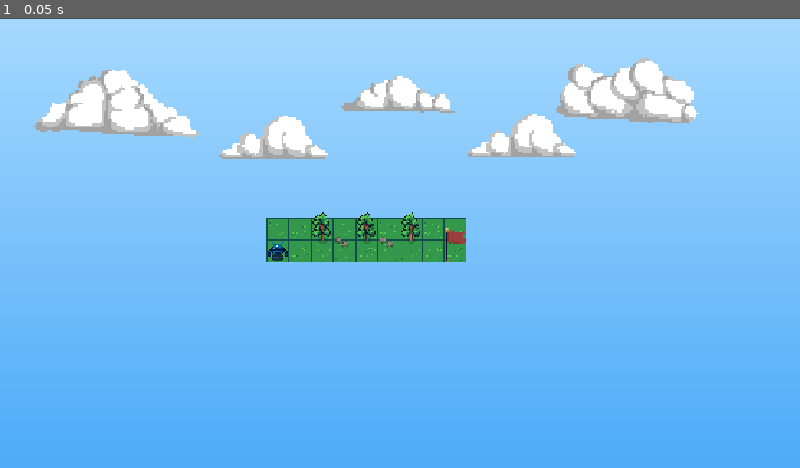
Above: before the commit, frame 1.
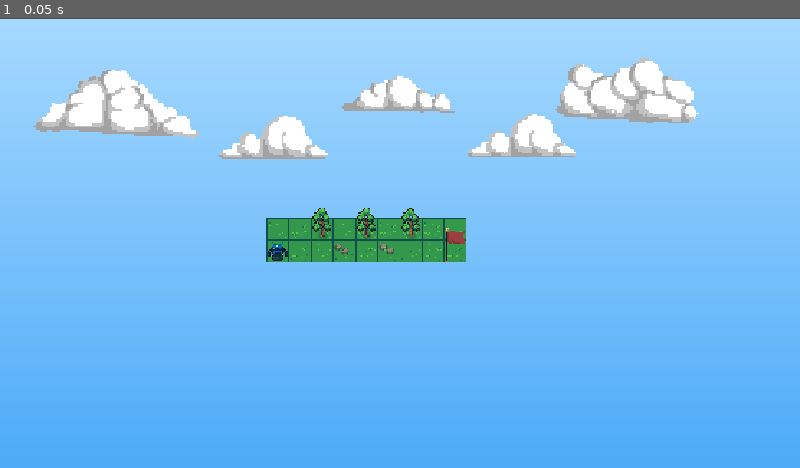
Above: after the commit, the same moment.

Repository: junvell/b-bot
Game: Godot game, scene res://Scene/TutorialLevel/Module2/Level2_3.tscn
The game is run twice, just before and just after one commit, with the same random seed, the same clock (stepped at 60 frames per second) and the same inputs. This scene is started directly instead of the project's main scene.
Inputs:
- Up to frame 1 (0.05 s): no input

The runs differ from the first frame. In frame 1, 0.4% of the frame differs, in the area x 39-53%, y 42-53%.

Commit message:
Adjust resource generation and cloud saves
Tuned open-world resource spawning to wait for saved buildings, favor quarry-adjacent rock placement, and slow regrowth to 15s with a 4-rock cap. Added a separate quarry income timer and protected cloud-save totals from tutorial overrides by tracking true account stats. Also shifted several tutorial tree and rock placements to match the updated terrain layout.

Diff:
--- a/Scene/Openworld/open_world.gd
+++ b/Scene/Openworld/open_world.gd
@@ -18,13 +18,17 @@
 	# 2. We generate the fog only over the tiles you drew
 	_generate_fog_over_active_map()
 
+	# Wait for main.gd to load buildings (like quarries) from save data
+	await get_tree().process_frame
+	await get_tree().process_frame
+
 	# 3. Spawn resources safely on your grass
 	_spawn_resources_on_grass()
 
 	# 4. Start the regrowth timer
 	var spawn_timer = Timer.new()
 	add_child(spawn_timer)
-	spawn_timer.wait_time = 5.0 # Try to grow something every 5 seconds
+	spawn_timer.wait_time = 15.0 # Regrow resources every 15 seconds
 	spawn_timer.timeout.connect(_on_regrowth_tick)
 	spawn_timer.start()
 	# Set the center cell based on where the bot starts
@@ -41,15 +45,42 @@
 		fog_layer.set_cell(cell, 2, Vector2i(0, 0)) # Assumes black tile is at 0,0
 
 func _spawn_resources_on_grass():
-	# Find all grass tiles you drew
 	var safe_tiles = _get_safe_spawn_tiles()
-	safe_tiles.shuffle() # Randomize the list
+	if safe_tiles.is_empty():
+		return
 
-	# Spawn only Rocks (Trees are now manually planted)
-	var rocks_to_spawn = min(3, safe_tiles.size())
+	# Check if we already have a quarry loaded from the save
+	var quarries = get_tree().get_nodes_in_group("quarries")
+	var has_quarry = quarries.size() > 0
+
+	var rocks_to_spawn = min(4, safe_tiles.size())
 	for i in range(rocks_to_spawn):
-		var cell = safe_tiles.pop_front()
-		_spawn_object(rock_scene, floor_layer.map_to_local(cell))
+		# Re-fetch safe tiles to ensure we don't spawn on top of a rock we just placed
+		safe_tiles = _get_safe_spawn_tiles()
+		if safe_tiles.is_empty():
+			break
+
+		var spawn_tile = Vector2i.ZERO
+		var found_spot = false
+
+		if has_quarry:
+			var quarry = quarries.pick_random()
+			var quarry_cell = floor_layer.local_to_map(floor_layer.to_local(quarry.global_position))
+
+			var nearby_safe_tiles = []
+			for cell in safe_tiles:
+				if cell.distance_to(quarry_cell) <= 1.5:
+					nearby_safe_tiles.append(cell)
+
+			if not nearby_safe_tiles.is_empty():
+				spawn_tile = nearby_safe_tiles.pick_random()
+				found_spot = true
+		else:
+			spawn_tile = safe_tiles.pick_random()
+			found_spot = true
+
+		if found_spot:
+			_spawn_object(rock_scene, floor_layer.map_to_local(spawn_tile))
 
 func _get_safe_spawn_tiles() -> Array[Vector2i]:
 	var safe_tiles: Array[Vector2i] = []
@@ -106,32 +137,42 @@
 
 # --- REGROWTH TICK ---
 func _on_regrowth_tick():
-	# 1. Calculate how many tiles are currently bright
-	# We use the same math as your fog expansion
-	var radius = 2 + (Global.population / 10)
-	var side_length = (radius * 2) + 1
-	var total_bright_tiles = side_length * side_length
+	var current_rock_count = get_tree().get_nodes_in_group("rocks").size()
+	var quarries = get_tree().get_nodes_in_group("quarries")
+	var has_quarry = quarries.size() > 0
 
-	# 2. Calculate the Max Capacity for this area size
-	var max_resources_allowed = int(total_bright_tiles * resource_density_percent)
+	# Maximum of 4 stones exactly on the map
+	var max_rocks = 4
 
-	# 3. Count how many trees and rocks currently exist in the world
-	var current_tree_count = get_tree().get_nodes_in_group("trees").size()
-	var current_rock_count = get_tree().get_nodes_in_group("rocks").size()
-	var total_current_resources = current_tree_count + current_rock_count
+	if current_rock_count < max_rocks:
+		var safe_tiles = _get_safe_spawn_tiles()
+		if safe_tiles.is_empty():
+			return
 
-	# 4. STRATEGIC CHECK: Only spawn if there is "room" in the bright zone
-	if total_current_resources < max_resources_allowed:
-		var safe_tiles = _get_safe_spawn_tiles()
-		if safe_tiles.size() > 0:
-			safe_tiles.shuffle()
-			# Choose only Rock (Trees are now manually planted)
-			var chosen_scene = rock_scene
-			_spawn_object(chosen_scene, floor_layer.map_to_local(safe_tiles[0]))
-			# print("New resource grown. Current: ", total_current_resources + 1, "/", max_resources_allowed)
-	else:
-		pass
-		# print("Area reached maximum natural capacity. Build more houses to expand!")
+		var spawn_tile = Vector2i.ZERO
+		var found_spot = false
+
+		if has_quarry:
+			# 1. QUARRY SPAWNING: Pick a random quarry and find a safe tile near it
+			var quarry = quarries.pick_random()
+			var quarry_cell = floor_layer.local_to_map(floor_layer.to_local(quarry.global_position))
+
+			# Search for a safe tile within a 1-tile radius (including diagonals, distance ~1.414)
+			var nearby_safe_tiles = []
+			for cell in safe_tiles:
+				if cell.distance_to(quarry_cell) <= 1.5:
+					nearby_safe_tiles.append(cell)
+
+			if not nearby_safe_tiles.is_empty():
+				spawn_tile = nearby_safe_tiles.pick_random()
+				found_spot = true
+		else:
+			# 2. RANDOM SPAWNING: Pick any safe tile across the map
+			spawn_tile = safe_tiles.pick_random()
+			found_spot = true
+
+		if found_spot:
+			_spawn_object(rock_scene, floor_layer.map_to_local(spawn_tile))
 
 # --- DYNAMIC FOG OF WAR ---
 func _update_fog_vision():
--- a/Scene/TutorialLevel/Module2/Level2_2.tscn
+++ b/Scene/TutorialLevel/Module2/Level2_2.tscn
@@ -65,19 +65,19 @@
 tile_set = ExtResource("1_5y8ge")
 
 [node name="Tree" parent="." unique_id=464304754 instance=ExtResource("4_tree")]
-position = Vector2(464, 326)
+position = Vector2(464, 319)
 
 [node name="Tree2" parent="." unique_id=464304755 instance=ExtResource("4_tree")]
-position = Vector2(496, 326)
+position = Vector2(496, 319)
 
 [node name="Tree3" parent="." unique_id=464304756 instance=ExtResource("4_tree")]
-position = Vector2(528, 326)
+position = Vector2(528, 319)
 
 [node name="Tree4" parent="." unique_id=464304757 instance=ExtResource("4_tree")]
-position = Vector2(560, 326)
+position = Vector2(560, 319)
 
 [node name="Tree5" parent="." unique_id=464304758 instance=ExtResource("4_tree")]
-position = Vector2(592, 326)
+position = Vector2(592, 319)
 
 [node name="GoalFlag" parent="." unique_id=1343890256 instance=ExtResource("2_pt77f")]
 position = Vector2(656, 326)
--- a/Scene/TutorialLevel/Module2/Level2_3.tscn
+++ b/Scene/TutorialLevel/Module2/Level2_3.tscn
@@ -66,19 +66,19 @@
 tile_set = ExtResource("1_5y8ge")
 
 [node name="Tree" parent="." unique_id=464304759 instance=ExtResource("4_tree")]
-position = Vector2(464, 326)
+position = Vector2(464, 319)
 
 [node name="Rock" parent="." unique_id=464304760 instance=ExtResource("5_rock")]
-position = Vector2(496, 326)
+position = Vector2(496, 336)
 
 [node name="Tree2" parent="." unique_id=464304761 instance=ExtResource("4_tree")]
-position = Vector2(528, 326)
+position = Vector2(528, 319)
 
 [node name="Rock2" parent="." unique_id=464304762 instance=ExtResource("5_rock")]
-position = Vector2(560, 326)
+position = Vector2(561, 336)
 
 [node name="Tree3" parent="." unique_id=464304763 instance=ExtResource("4_tree")]
-position = Vector2(592, 326)
+position = Vector2(592, 319)
 
 [node name="GoalFlag" parent="." unique_id=1343890257 instance=ExtResource("2_pt77f")]
 position = Vector2(656, 326)
--- a/Scene/TutorialLevel/Module2/Level2_4.tscn
+++ b/Scene/TutorialLevel/Module2/Level2_4.tscn
@@ -65,34 +65,34 @@
 tile_set = ExtResource("1_5y8ge")
 
 [node name="Tree" parent="." unique_id=464304764 instance=ExtResource("4_tree")]
-position = Vector2(432, 294)
+position = Vector2(432, 287)
 
 [node name="Tree2" parent="." unique_id=464304765 instance=ExtResource("4_tree")]
-position = Vector2(496, 294)
+position = Vector2(496, 287)
 
 [node name="Tree3" parent="." unique_id=464304766 instance=ExtResource("4_tree")]
-position = Vector2(560, 294)
+position = Vector2(560, 287)
 
 [node name="Tree4" parent="." unique_id=464304767 instance=ExtResource("4_tree")]
-position = Vector2(432, 358)
+position = Vector2(432, 351)
 
 [node name="Tree5" parent="." unique_id=464304768 instance=ExtResource("4_tree")]
-position = Vector2(496, 358)
+position = Vector2(495, 351)
 
 [node name="Tree6" parent="." unique_id=464304769 instance=ExtResource("4_tree")]
-position = Vector2(560, 358)
+position = Vector2(560, 351)
 
 [node name="Tree7" parent="." unique_id=464304770 instance=ExtResource("4_tree")]
-position = Vector2(400, 326)
+position = Vector2(400, 319)
 
 [node name="Tree8" parent="." unique_id=464304771 instance=ExtResource("4_tree")]
-position = Vector2(464, 326)
+position = Vector2(464, 319)
 
 [node name="Tree9" parent="." unique_id=464304772 instance=ExtResource("4_tree")]
-position = Vector2(528, 326)
+position = Vector2(528, 319)
 
 [node name="Tree10" parent="." unique_id=464304773 instance=ExtResource("4_tree")]
-position = Vector2(592, 326)
+position = Vector2(593, 319)
 
 [node name="BBot" parent="." unique_id=797494797 instance=ExtResource("3_g50wx")]
 position = Vector2(368, 336)
--- a/Scripts/Global.gd
+++ b/Scripts/Global.gd
@@ -16,6 +16,12 @@
 var wood: int = 0
 var stone: int = 0
 var population: int = 0
+
+# True account totals to protect against tutorial overrides
+var account_money: int = 500
+var account_wood: int = 0
+var account_stone: int = 0
+var account_population: int = 0
 var current_era: String = "Rural"
 var saved_city_map: Array = []
 
@@ -163,6 +169,13 @@
 	timer.timeout.connect(_on_economy_tick)
 	timer.start()
 
+	# 4. Start dedicated Quarry Timer (10 seconds)
+	var quarry_timer = Timer.new()
+	add_child(quarry_timer)
+	quarry_timer.wait_time = 10.0
+	quarry_timer.timeout.connect(_on_quarry_tick)
+	quarry_timer.start()
+
 func _on_economy_tick():
 	# Count parks for tax multiplier (each park adds park_tax_bonus per person)
 	var parks = []
@@ -172,15 +185,17 @@
 	var total_taxes = population * active_tax
 	money += total_taxes
 
-	# Count quarries for passive stone income (+5 per quarry per tick)
+	update_stats()
+
+func _on_quarry_tick():
+	# Count quarries for passive stone income (+3 per quarry per tick)
 	var quarries = []
 	if get_tree():
 		quarries = get_tree().get_nodes_in_group("quarries")
 	if quarries.size() > 0:
-		stone += quarries.size() * 5
-		print("[QUARRY] Passive stone: +", quarries.size() * 5, " (total: ", stone, ")")
-
-	update_stats()
+		stone += quarries.size() * 3
+		print("[QUARRY] Passive stone: +", quarries.size() * 3, " (total: ", stone, ")")
+		update_stats()
 
 # --- CLOUD DATA LOGIC (OBJECTIVE 5) ---
 # --- DATA SERIALIZATION ---
@@ -221,12 +236,19 @@
 	var user = Supabase.auth.client
 	if user == null: return
 
-	# 2. Prepare the standard data (Money, Progress, etc. ALWAYS save these)
+	# 2. Prepare the standard data
+	# Only update the true account totals if we are in Open World mode
+	if is_free_will_mode:
+		account_money = money
+		account_wood = wood
+		account_stone = stone
+		account_population = population
+
 	var data = {
-		"money": money,
-		"wood": wood,
-		"stone": stone,
-		"population": population,
+		"money": account_money,
+		"wood": account_wood,
+		"stone": account_stone,
+		"population": account_population,
 		"current_module": current_module,
 		"current_level": current_level,
 		"module1_progress": module1_progress,
@@ -272,10 +294,16 @@
 	if result.error == null and result.data is Array and result.data.size() > 0:
 		var profile = result.data[0]
 
-		money = int(profile.get("money", 500))
-		wood = int(profile.get("wood", 0))
-		stone = int(profile.get("stone", 0))
-		population = int(profile.get("population", 0))
+		account_money = int(profile.get("money", 500))
+		account_wood = int(profile.get("wood", 0))
+		account_stone = int(profile.get("stone", 0))
+		account_population = int(profile.get("population", 0))
+
+		money = account_money
+		wood = account_wood
+		stone = account_stone
+		population = account_population
+
 		current_module = int(profile.get("current_module", 1))
 		current_level = int(profile.get("current_level", 1))
 		current_era = profile.get("current_era", "Rural")
@@ -503,6 +531,11 @@
 	wood = 0
 	stone = 0
 	population = 0
+
+	account_money = 500
+	account_wood = 0
+	account_stone = 0
+	account_population = 0
 
 	# 2. Reset Game State
 	current_module = 1
